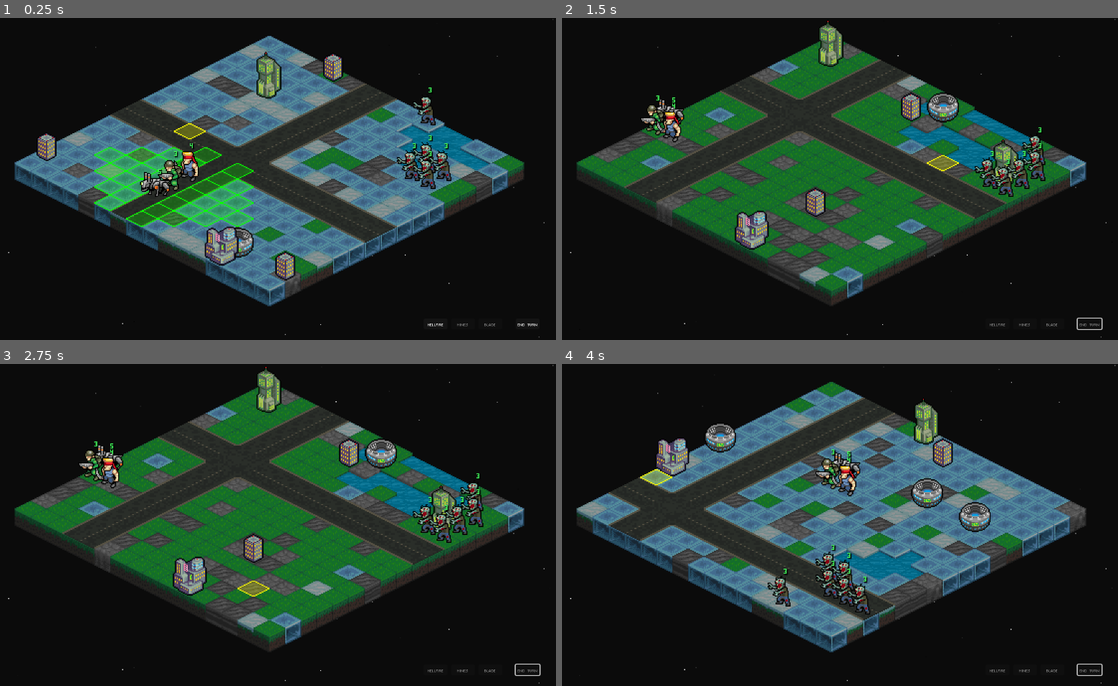
Above: before the commit, frames 1-4 (two rows, left to right).
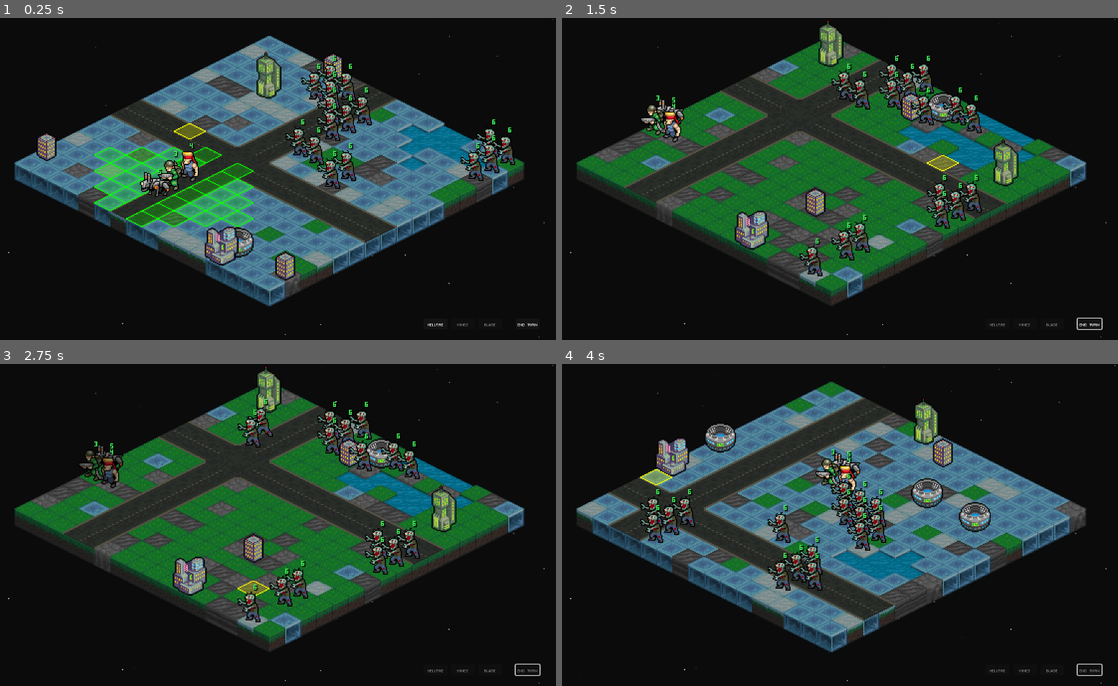
Above: after the commit, the same moments.

Repository: Tekknobot/MEKIII
Game: Godot game, scene res://scenes/Game.tscn
The game is run twice, just before and just after one commit, with the same random seed, the same clock (stepped at 60 frames per second) and the same inputs.
Inputs (mouse positions are in pixels of both pictures, inside the frame that each line leads up to):
- Up to frame 1 (0.25 s): no input
- Up to frame 2 (1.5 s): click "End Turn" at 0.5 s; tap Enter at 1.25 s; move the mouse to (956, 162) at 1.27 s; tap R at 1.35 s; click (956, 162) at 1.42 s
- Up to frame 3 (2.75 s): tap Space (ui_select) at 1.52 s; drag from (155, 541) to (239, 589) at 2.02 s
- Up to frame 4 (4 s): move the mouse to (890, 454) at 2.77 s; tap R at 2.85 s; click (890, 454) at 2.92 s; drag from (801, 589) to (662, 476) at 3.52 s

The runs differ from the first frame. In frame 1, 3.8% of the frame differs, in the area x 51-93%, y 11-54%; in frame 2, 4.1%; in frame 3, 4.5%, in the area x 14-87%, y 10-81%; in frame 4, 3.8%.
Error in both runs: Invalid assignment of property or key 'global_position' with value of type 'Vector2' on a base object of type 'Nil'. (res://scripts/map_controller.gd:1042)

Commit message:
Night push.

Diff:
--- a/scenes/Game.tscn
+++ b/scenes/Game.tscn
@@ -363,6 +363,7 @@
 "ui_disarm": ExtResource("35_kbe8o"),
 "ui_select": ExtResource("34_m1oc7")
 }
+tnt_unit_splash_damage = 1
 
 [node name="AudioStreamPlayer2D" type="AudioStreamPlayer2D" parent="MapController"]
 
--- a/scripts/humantwo.gd
+++ b/scripts/humantwo.gd
@@ -24,89 +24,161 @@
 @export var blade_cleave_damage := 1
 
 func perform_blade(M: MapController, target_cell: Vector2i) -> void:
-	var target := M.unit_at_cell(target_cell)
-	if target == null or not is_instance_valid(target):
-		return
-	if target.team == team:
-		return
-
-	# Range check (manhattan)
-	if abs(target_cell.x - cell.x) + abs(target_cell.y - cell.y) > blade_range:
+	if M == null or not is_instance_valid(M):
 		return
 
 	# -----------------------------
-	# 1) Move to adjacent open tile
+	# 0) Build target list: all enemies in blade_range
+	# - includes the clicked target first (if valid)
+	# - then nearest enemies outward
 	# -----------------------------
-	var adj: Array[Vector2i] = [
-		target_cell + Vector2i(1, 0),
-		target_cell + Vector2i(-1, 0),
-		target_cell + Vector2i(0, 1),
-		target_cell + Vector2i(0, -1),
-	]
+	var enemies: Array[Unit] = []
+	var clicked := M.unit_at_cell(target_cell)
 
-	var best := Vector2i(-1, -1)
-	var best_d := 999999
-	for c in adj:
-		if M.grid != null and M.grid.has_method("in_bounds") and not M.grid.in_bounds(c):
+	# Helper: in range + enemy + alive
+	var _is_valid_enemy := func(u: Unit) -> bool:
+		if u == null or not is_instance_valid(u):
+			return false
+		if u.team == team:
+			return false
+		if u.hp <= 0:
+			return false
+		# manhattan range from CURRENT cell at time of building list
+		var d = abs(u.cell.x - cell.x) + abs(u.cell.y - cell.y)
+		return d <= blade_range
+
+	# Add clicked target first if valid
+	if _is_valid_enemy.call(clicked):
+		enemies.append(clicked)
+
+	# Add all other enemies in range
+	for u in M.get_all_units():
+		if u == null or not is_instance_valid(u):
 			continue
-		if not M._is_walkable(c):
+		if u == clicked:
 			continue
-		if M.units_by_cell.has(c):
-			continue
-		var d = abs(c.x - cell.x) + abs(c.y - cell.y)
-		if d < best_d:
-			best_d = d
-			best = c
+		if _is_valid_enemy.call(u):
+			enemies.append(u)
 
-	if best.x < 0:
+	# Sort remaining by distance to us (keeps the chain feeling snappy)
+	enemies.sort_custom(func(a: Unit, b: Unit) -> bool:
+		var da = abs(a.cell.x - cell.x) + abs(a.cell.y - cell.y)
+		var db = abs(b.cell.x - cell.x) + abs(b.cell.y - cell.y)
+		return da < db
+	)
+
+	if enemies.is_empty():
 		return
 
-	# Dash into position
-	if cell != best:
-		await M._push_unit_to_cell(self, best)
+	# -----------------------------
+	# Helpers
+	# -----------------------------
+	var _adjacent_open_to := func(tcell: Vector2i) -> Vector2i:
+		# Prefer tiles closest to our current cell so dashes look natural
+		var adj: Array[Vector2i] = [
+			tcell + Vector2i(1, 0),
+			tcell + Vector2i(-1, 0),
+			tcell + Vector2i(0, 1),
+			tcell + Vector2i(0, -1),
+		]
 
-	# Re-acquire target after dash
-	target = M.unit_at_cell(target_cell)
-	if target == null or not is_instance_valid(target) or target.team == team:
-		return
+		var best := Vector2i(-1, -1)
+		var best_d := 999999
 
-	# Helper: do one animated hit + wait a full anim cycle
-	var hit_once := func(v: Unit, dmg: int, flash_time: float, cleanup_cell: Vector2i) -> void:
+		# Structures block (so we don't dash into a building)
+		var structure_blocked: Dictionary = {}
+		if M.game_ref != null and "structure_blocked" in M.game_ref:
+			structure_blocked = M.game_ref.structure_blocked
+
+		for c in adj:
+			if M.grid != null and M.grid.has_method("in_bounds") and not M.grid.in_bounds(c):
+				continue
+			if not M._is_walkable(c):
+				continue
+			if structure_blocked.has(c):
+				continue
+			if M.units_by_cell.has(c):
+				continue
+
+			var d = abs(c.x - cell.x) + abs(c.y - cell.y)
+			if d < best_d:
+				best_d = d
+				best = c
+
+		return best
+
+	var _hit_once := func(v: Unit, dmg: int, flash_time: float, cleanup_cell: Vector2i) -> void:
 		if v == null or not is_instance_valid(v) or v.team == team:
 			return
 
 		M._face_unit_toward_world(self, v.global_position)
 		M._play_attack_anim(self)
+		M._sfx(&"attack_swing", M.sfx_volume_world, randf_range(0.95, 1.05), global_position)
 
 		M._flash_unit_white(v, flash_time)
 		v.take_damage(dmg)
 
-		# ✅ FULL animation cycle per target
+		# Full cycle
 		await M._wait_for_attack_anim(self)
 		await M.get_tree().create_timer(M.attack_anim_lock_time).timeout
 
 		M._cleanup_dead_at(cleanup_cell)
 
 	# -----------------------------
-	# 2) Primary hit (1 full cycle)
+	# 1) For EACH target: move adjacent -> hit -> cleave
 	# -----------------------------
-	await hit_once.call(target, blade_damage, 0.12, target_cell)
+	var seen: Dictionary = {} # Unit -> true (prevents double-processing)
 
-	# -----------------------------
-	# 3) Cleave hits (each full cycle)
-	# -----------------------------
-	var around := [
-		target_cell + Vector2i(1, 0),
-		target_cell + Vector2i(-1, 0),
-		target_cell + Vector2i(0, 1),
-		target_cell + Vector2i(0, -1),
-	]
+	for t in enemies:
+		if t == null or not is_instance_valid(t):
+			continue
+		if t.team == team:
+			continue
+		if seen.has(t):
+			continue
+		seen[t] = true
 
-	for c in around:
-		var v := M.unit_at_cell(c)
-		if v != null and is_instance_valid(v) and v.team != team:
-			await hit_once.call(v, blade_cleave_damage, 0.10, c)
+		# Target might have moved/died since list creation; reacquire by cell
+		var tcell := t.cell
+		var target := M.unit_at_cell(tcell)
+		if target == null or not is_instance_valid(target) or target.team == team:
+			continue
 
+		# Still in range from our *current* position?
+		if abs(tcell.x - cell.x) + abs(tcell.y - cell.y) > blade_range:
+			continue
+
+		# Find open adjacent tile to dash into
+		var dash_to = _adjacent_open_to.call(tcell)
+		if dash_to.x < 0:
+			# no adjacent open tile, skip this target
+			continue
+
+		# Dash into position
+		if cell != dash_to:
+			await M._push_unit_to_cell(self, dash_to)
+
+		# Reacquire after dash (target could die to something else, etc.)
+		target = M.unit_at_cell(tcell)
+		if target == null or not is_instance_valid(target) or target.team == team:
+			continue
+
+		# Primary hit
+		await _hit_once.call(target, blade_damage, 0.12, tcell)
+
+		# Cleave around target cell (each is its own full cycle)
+		var around := [
+			tcell + Vector2i(1, 0),
+			tcell + Vector2i(-1, 0),
+			tcell + Vector2i(0, 1),
+			tcell + Vector2i(0, -1),
+		]
+		for c in around:
+			var v := M.unit_at_cell(c)
+			if v != null and is_instance_valid(v) and v.team != team:
+				await _hit_once.call(v, blade_cleave_damage, 0.10, c)
+
+	# Return to idle at end
 	M._play_idle_anim(self)
 
 # Human.gd (example)
--- a/scripts/map_controller.gd
+++ b/scripts/map_controller.gd
@@ -227,7 +227,7 @@
 	var enemy_center := _pick_far_center(valid_cells, cluster_center)
 
 	# Build an enemy-zone pool near enemy_center (tweak radius)
-	var enemy_zone_radius := 6
+	var enemy_zone_radius := 16
 	var enemy_zone_cells := _cells_within_radius(valid_cells, enemy_center, enemy_zone_radius)
 
 	# If the zone is too small, fall back to all remaining valid cells
@@ -272,37 +272,37 @@
 
 	zone_cells.shuffle()
 
-	# 2–3 clusters depending on zombie count
-	var cluster_count = clamp(int(ceil(float(total) / 2.0)), 2, 3)
-
-	for k in range(cluster_count):
-		if total <= 0 or zone_cells.is_empty():
+	# Build multiple clusters, but keep spawning until we hit TOTAL
+	var remaining := total
+	var max_cluster_size := 4  # tweak: bigger = tighter blobs
+
+	while remaining > 0 and not zone_cells.is_empty():
+		# pick an anchor
+		var anchor = zone_cells.pop_back()
+		_spawn_unit_walkable(anchor, Unit.Team.ENEMY)
+		remaining -= 1
+		if remaining <= 0:
 			break
 
-		# pick an anchor for this cluster
-		var anchor = zone_cells.pop_back()
-
-		# spawn size: 1–3 (but not more than remaining)
-		var size = min(total, randi_range(1, 3))
-
-		# spawn anchor first
-		_spawn_unit_walkable(anchor, Unit.Team.ENEMY)
-		total -= 1
-
-		# find nearby cells for the rest of this cluster (tight radius)
-		var near := _neighbors_sorted_by_distance(zone_cells, anchor, 3)
-
-		for i in range(size - 1):
-			if total <= 0 or near.is_empty():
-				break
+		# decide how many more for this cluster
+		var want = min(remaining, randi_range(1, max_cluster_size - 1))
+
+		# pick nearest cells to anchor from remaining pool
+		var near := _neighbors_sorted_by_distance(zone_cells, anchor, 6)
+
+		while want > 0 and not near.is_empty():
 			var c = near.pop_front()
 			_spawn_unit_walkable(c, Unit.Team.ENEMY)
-			total -= 1
-
-			# remove used cell from the zone pool
+			remaining -= 1
+			want -= 1
+
+			# remove from zone pool so it can't be used again
 			var idx := zone_cells.find(c)
 			if idx != -1:
 				zone_cells.remove_at(idx)
+
+			if remaining <= 0:
+				break
 
 
 func _neighbors_sorted_by_distance(cells: Array[Vector2i], anchor: Vector2i, max_r: int) -> Array[Vector2i]:
--- a/scripts/zombie.gd
+++ b/scripts/zombie.gd
@@ -13,7 +13,7 @@
 	attack_damage = 1
 
 	# --- Health baseline ---
-	max_hp = max(max_hp, 3)
+	max_hp = max(max_hp, 6)
 	hp = clamp(hp, 0, max_hp)
 
 	# --- Call base Unit init (sets depth + clamps hp again safely) ---
